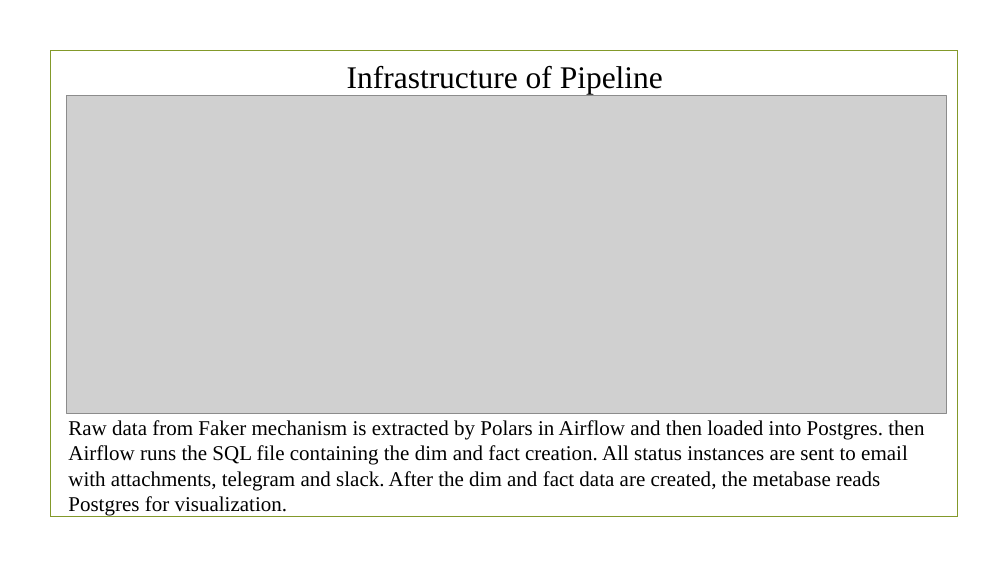
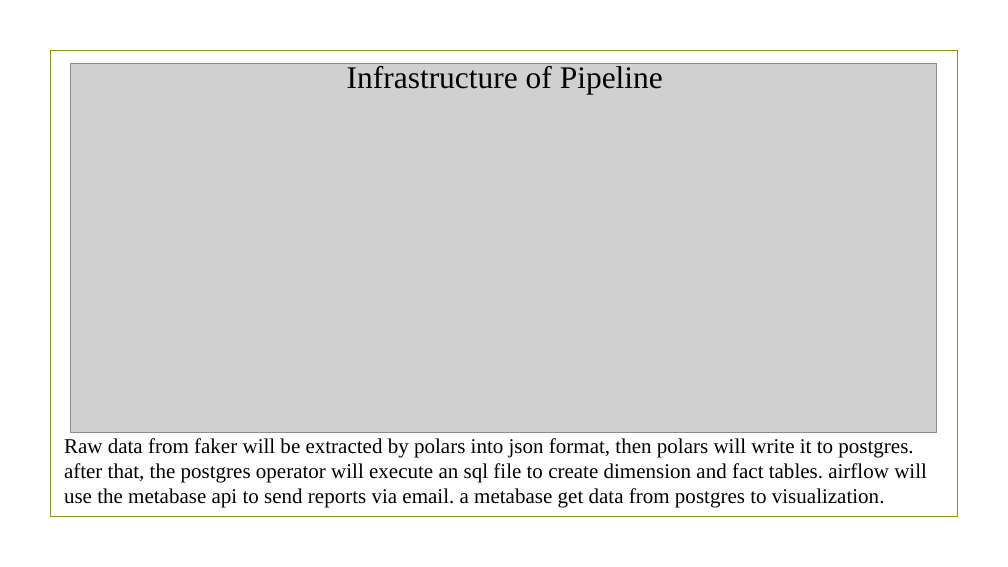
Before and after one commit to MuhammadMuhidin/DataCraft-ELT-Kimball-Modeling-with-Visual-Metabase, a slide deck: slide 2 of DataCraft ELT Kimball Modeling with Visual Metabase.pptx. Drawn at 1008x567 pixels with LibreOffice and Linux fonts; fonts in the diff are those of the drawing; grey boxes stand for pictures; background and template pictures are left out. Boxes give left, top, right and bottom in pixels: in the first picture for what was removed or moved away, otherwise in the second. Text is boxed around its words. In the diff, an @@ line names an element or a change of style, - is before the commit and + after.

```diff
--- a/DataCraft ELT Kimball Modeling with Visual Metabase.pptx
+++ b/DataCraft ELT Kimball Modeling with Visual Metabase.pptx
@@ picture: place and size @@
-picture at <box>67,96,947,414</box>
+picture at <box>70,64,937,432</box>
@@ text at <box>64,438,927,508</box>: text changed @@
-Raw data from Faker mechanism is extracted by Polars in Airflow and then loaded into Postgres. then Airflow runs the SQL file containing the dim and fact creation. All status instances are sent to email with attachments, telegram and slack. After the dim and fact data are created, the metabase reads Postgres for visualization.
+Raw data from faker will be extracted by polars into json format, then polars will write it to postgres. after that, the postgres operator will execute an sql file to create dimension and fact tables. airflow will use the metabase api to send reports via email. a metabase get data from postgres to visualization.
```
Also in this commit, not shown: 1 other file.
